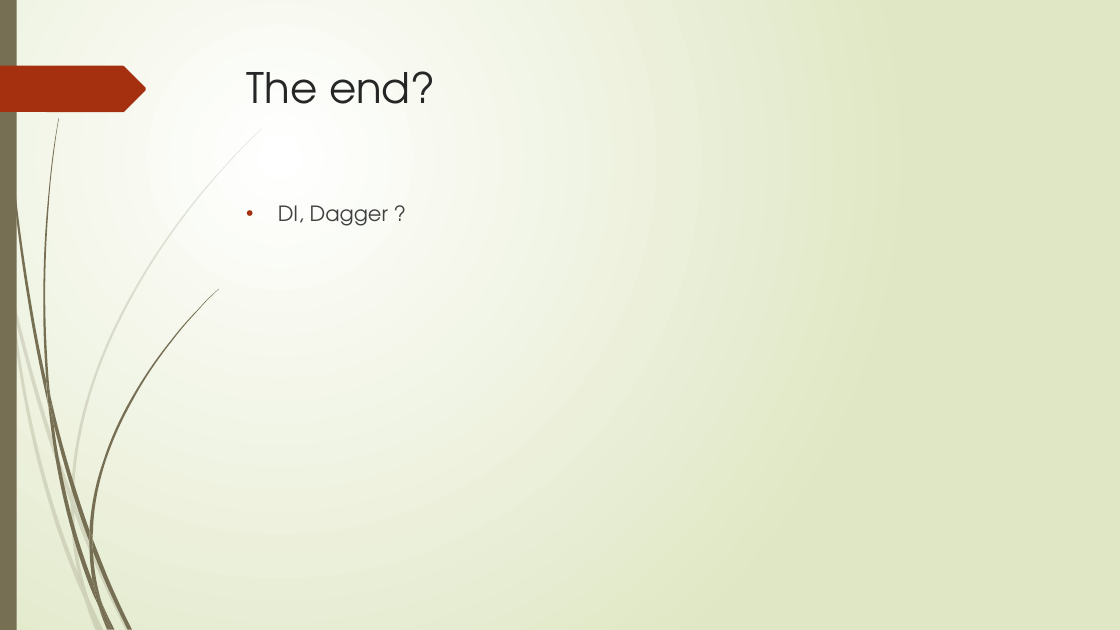
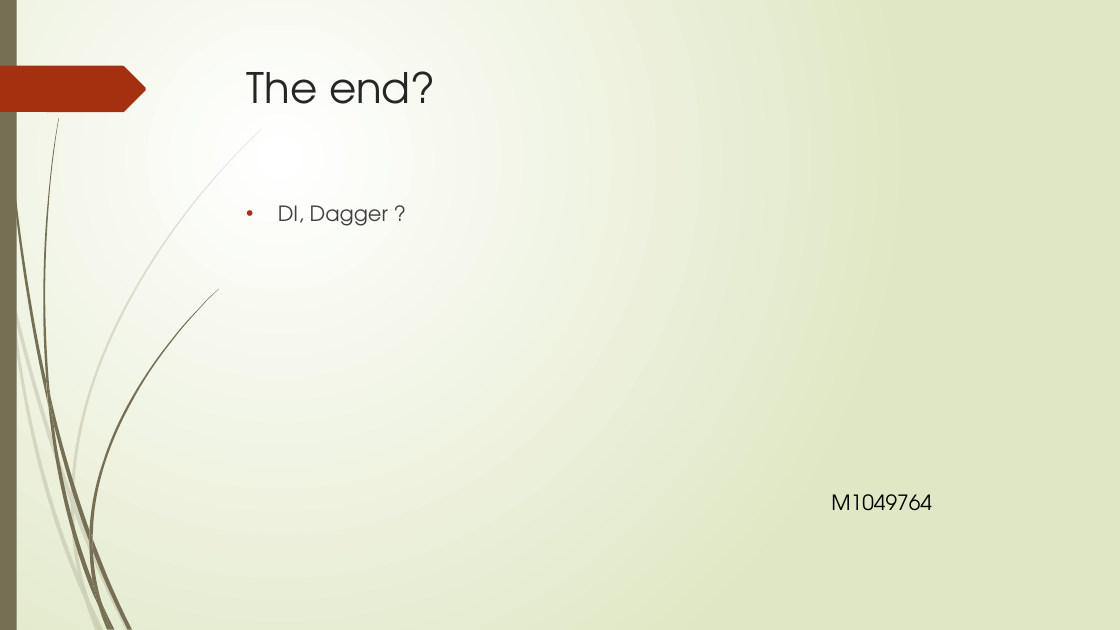
Before and after one commit to naveen246/Users, a slide deck: slide 19 of Jetpack.pptx (slide 15 before the commit). Drawn at 1120x630 pixels with LibreOffice and Linux fonts; fonts in the diff are those of the drawing. Boxes give left, top, right and bottom in pixels: in the first picture for what was removed or moved away, otherwise in the second. Text is boxed around its words. In the diff, an @@ line names an element or a change of style, - is before the commit and + after.

```diff
--- a/Jetpack.pptx
+++ b/Jetpack.pptx
@@ text added at (831, 494, 932, 511), 18 pt, text #000000 @@
+M1049764
```
Also in this commit, not shown: 5 other slides changed, 4 slides added, 3 other files.
